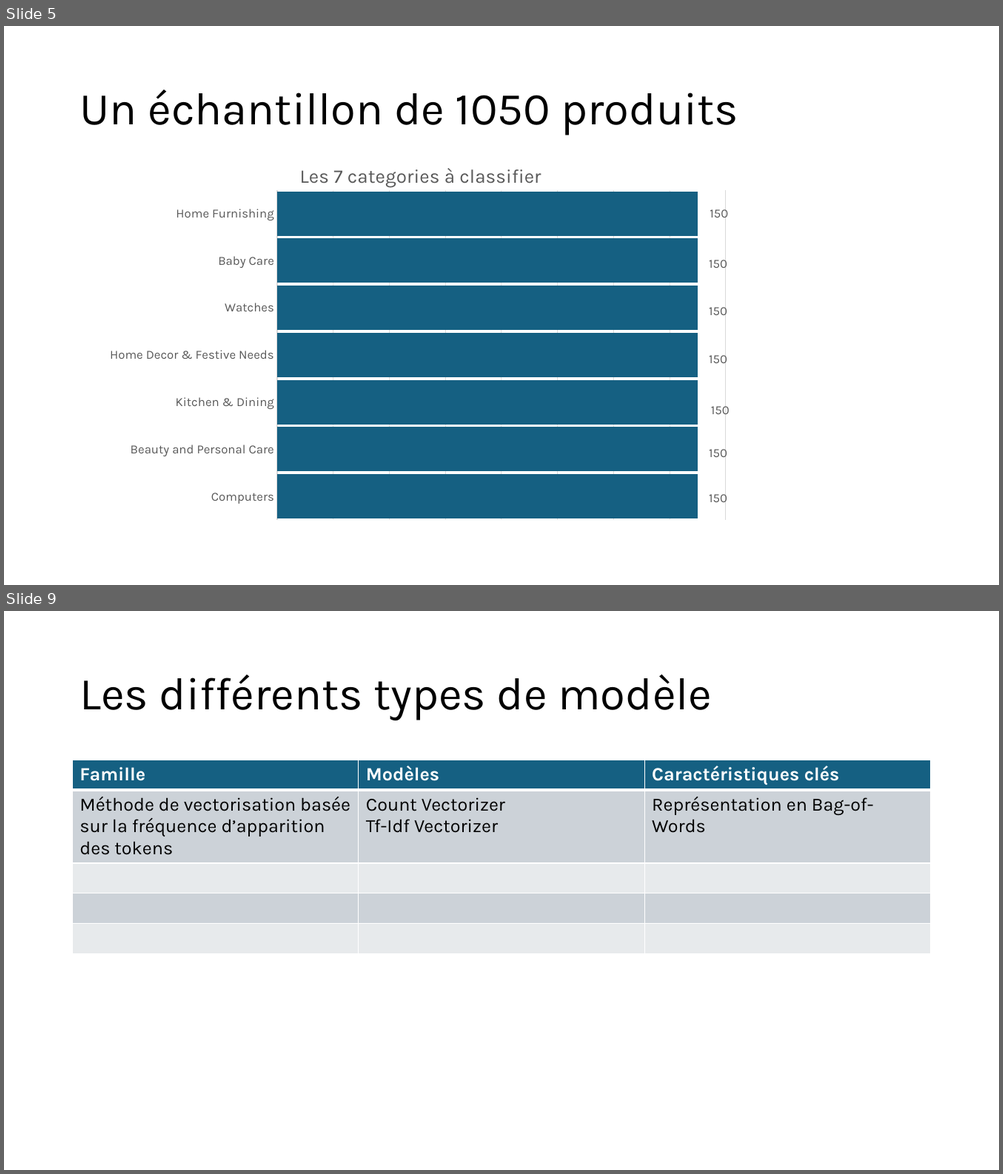
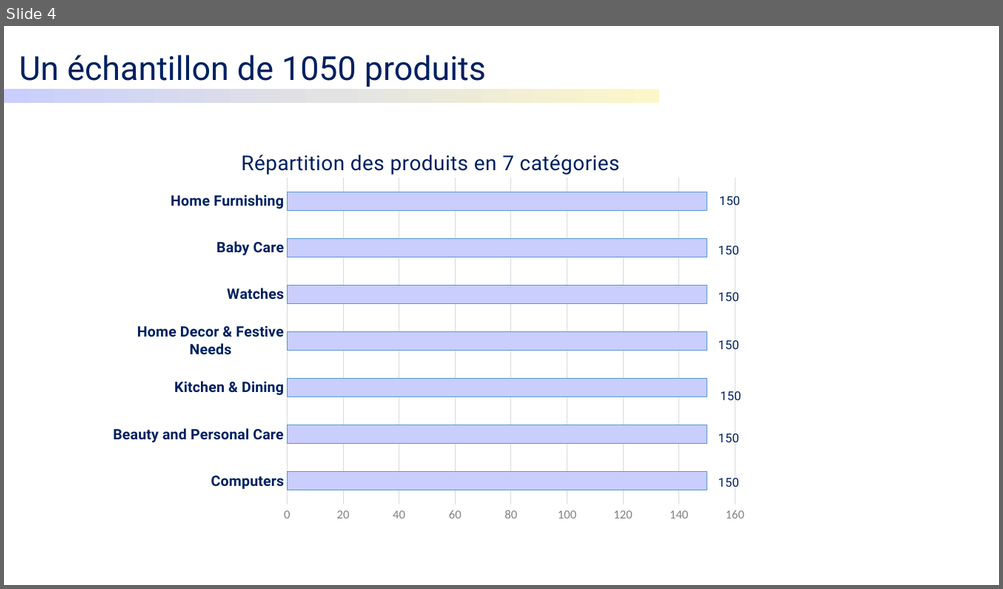
Before and after one commit to Hedredo/oc_projet_6, a slide deck: 5_presentation_072024.pptx. Shown one above the other, each under a label of ours: slides 5 and 9 before the commit, slide 4 after it; the slides between them are not shown. The pictures are 1003x1174 and 1003x589 pixels, drawn with LibreOffice and Linux fonts; fonts in the diff are those of the drawing. Boxes give left, top, right and bottom in pixels: in the first picture for what was removed or moved away, otherwise in the second. Text is boxed around its words. In the diff, an @@ line names an element or a change of style, - is before the commit and + after.

```diff
--- a/5_presentation_072024.pptx
+++ b/5_presentation_072024.pptx
@@ slide 9 removed at bbox=[4, 611, 999, 1170], background #FFFFFF @@
@@ title removed at bbox=[79, 674, 711, 721] @@
-Les différents types de modèle
@@ table removed at bbox=[73, 760, 930, 956], 5 rows, 3 columns @@
-Famille | Modèles | Caractéristiques clés
-Méthode de vectorisation basée sur la fréquence d’apparition des tokens | Count Vectorizer / Tf-Idf Vectorizer | Représentation en Bag-of-Words
- |  | 
- |  | 
- |  | 
@@ what was slide 5 is now slide 4 @@
@@ slide 4 changed as well @@
@@ text "Un échantillon de 1050 produits": place and size @@
-text "Un échantillon de 1050 produits" at bbox=[79, 90, 738, 136]
+text "Un échantillon de 1050 produits" at bbox=[19, 55, 486, 87]
@@ text "Un échantillon de 1050 produits" at bbox=[19, 55, 486, 87]: size 44 to 32 pt, font Karla to Roboto, text colour #000000 to #002060; line spacing 0.9 to 1; vertical alignment middle to top @@
@@ rounded rectangle added at bbox=[4, 90, 659, 103], fill gradient #FCF7C9 to #E3E3E3 to #C9CEFC @@
@@ bar chart at bbox=[113, 136, 747, 522] @@
@@ title "Les 7 categories à classifier " to "Répartition des produits en 7 catégories " @@
@@ colour of Series 1 #156082 to #C9CEFC @@
@@ data labels of Series 1 changed @@
@@ category axis changed @@
@@ value axis changed @@
@@ bar spacing changed @@
@@ lettering changed @@
@@ bar chart: place and size @@
-bar chart at bbox=[104, 147, 738, 534]
+bar chart at bbox=[113, 136, 747, 522]
```
Also in this commit, not shown: 2 other slides changed, 22 slides added, 17 other slides removed, 14 other files.
